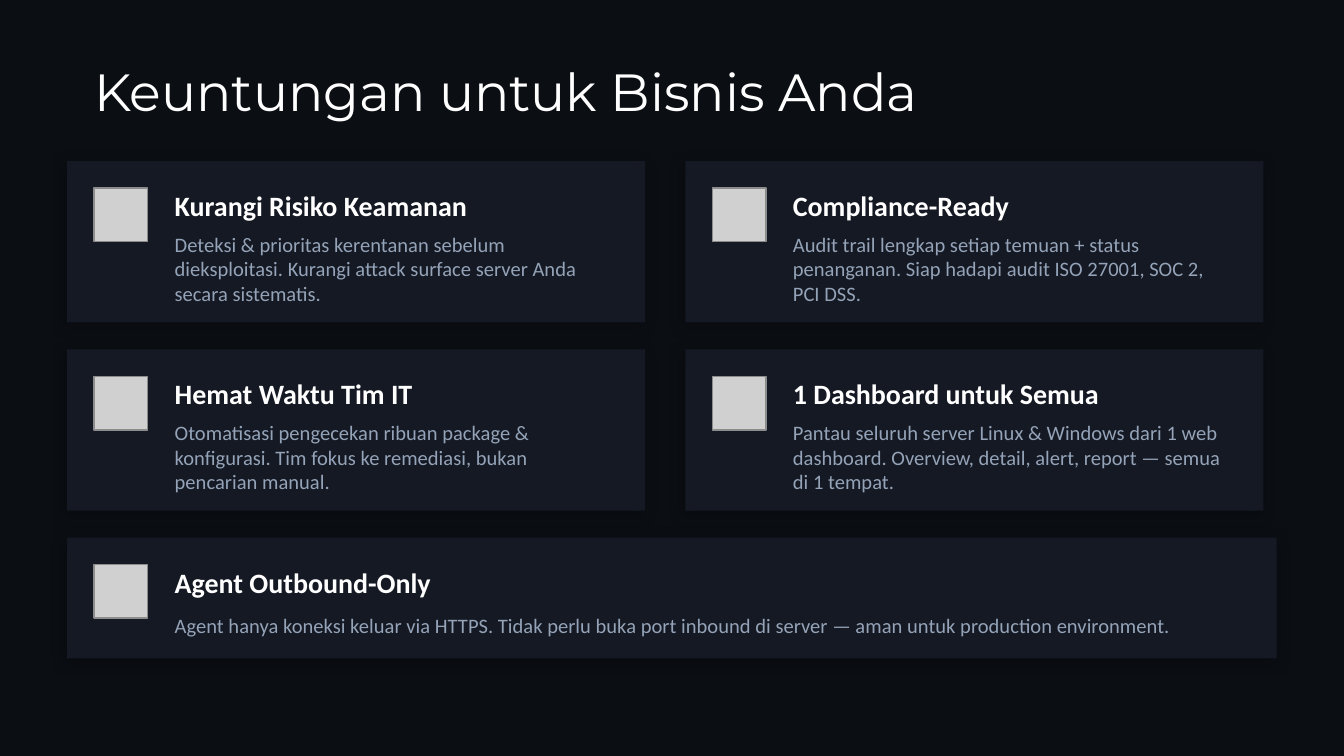
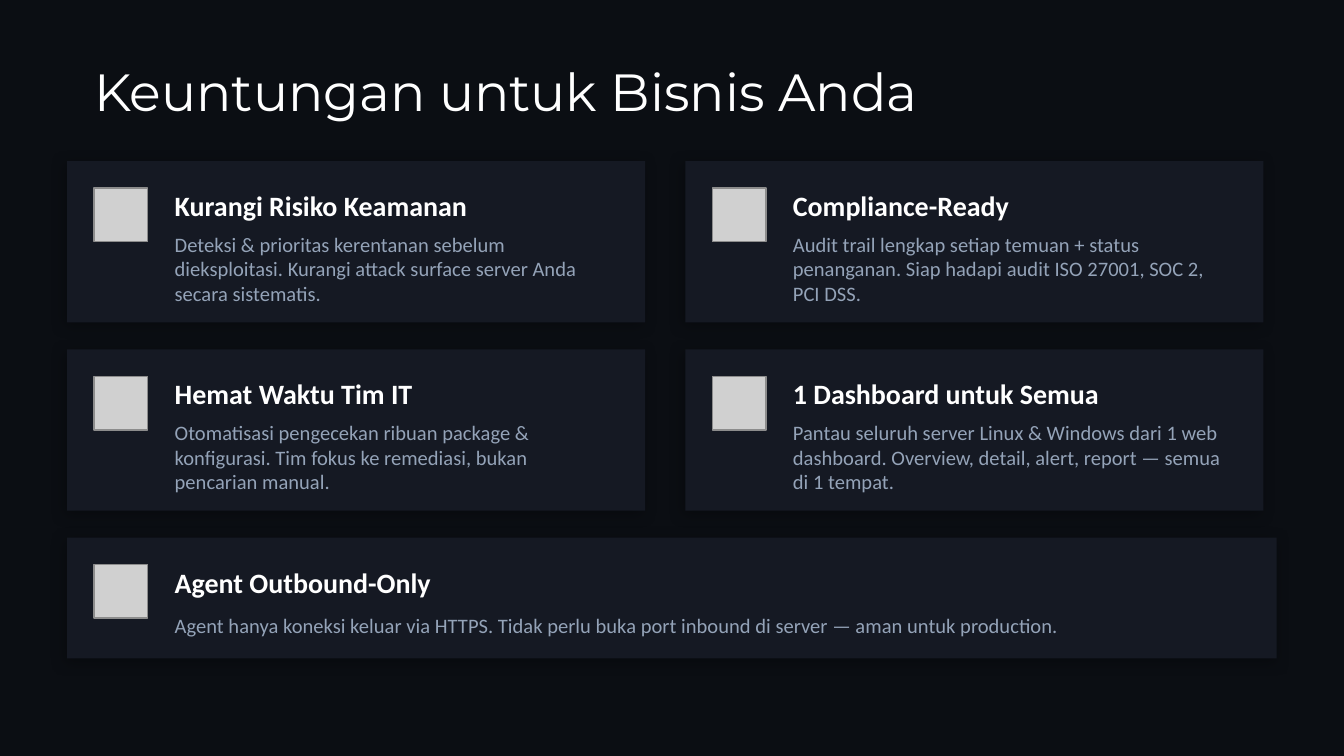
Before and after one commit to AIO-Pletek/vulnint, a slide deck: slide 7 of docs/VulnInt-Presentation.pptx. Drawn at 1344x756 pixels with LibreOffice and Linux fonts; fonts in the diff are those of the drawing; grey boxes stand for pictures. Boxes give left, top, right and bottom in pixels: in the first picture for what was removed or moved away, otherwise in the second. Text is boxed around its words. In the diff, an @@ line names an element or a change of style, - is before the commit and + after.

```diff
--- a/docs/VulnInt-Presentation.pptx
+++ b/docs/VulnInt-Presentation.pptx
@@ text at (175,619,1057,637): text changed @@
-Agent hanya koneksi keluar via HTTPS. Tidak perlu buka port inbound di server — aman untuk production environment.
+Agent hanya koneksi keluar via HTTPS. Tidak perlu buka port inbound di server — aman untuk production.
```
Also in this commit, not shown: 1 other slide changed.
